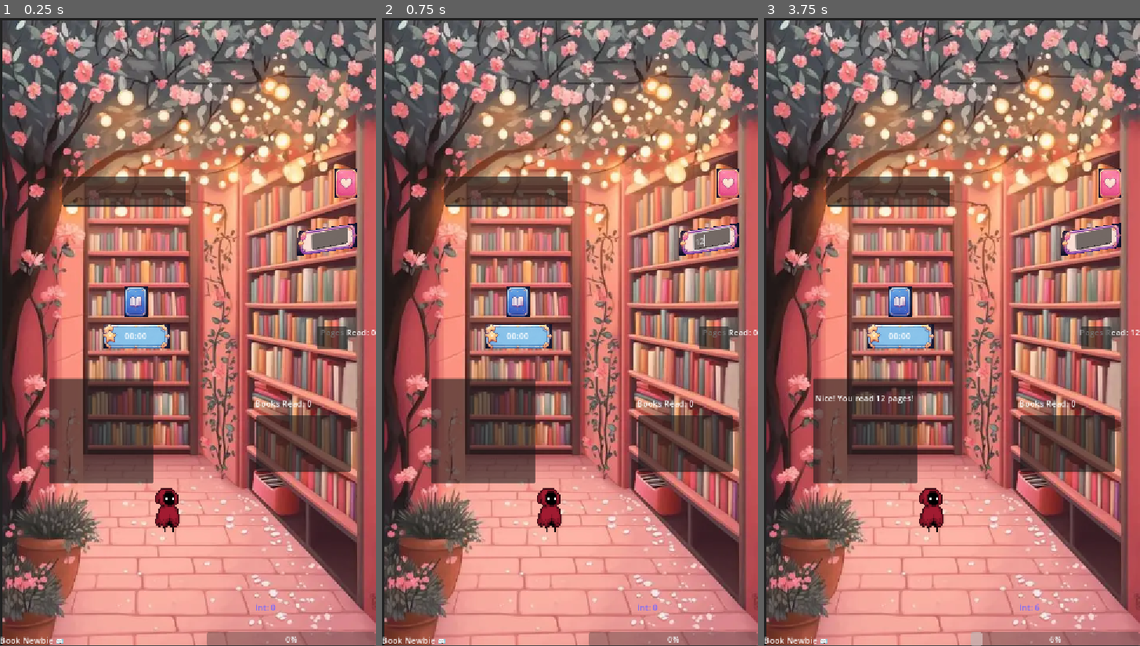
Above: before the commit, frames 1-3 (left to right).
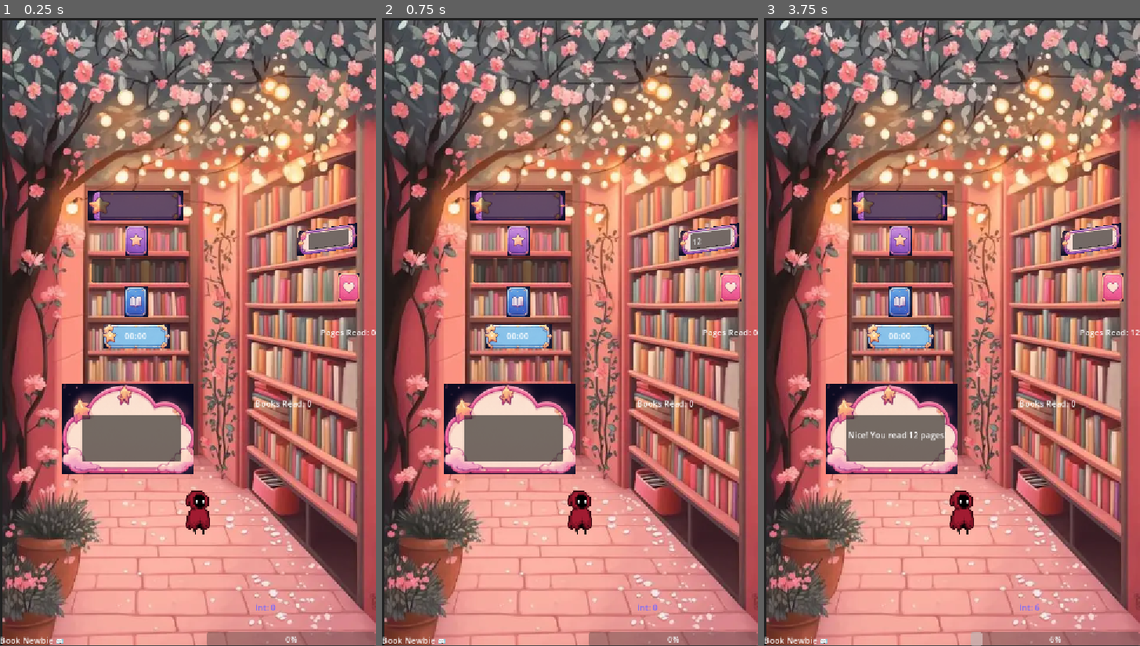
Above: after the commit, the same moments.

Repository: Mariaamoon/Nikan
Game: Godot game, scene res://main.tscn
Two runs of this game, one before a commit and one after it. Both use one fixed random seed, a clock stepped at 60 frames per second and the inputs below.
Inputs (mouse positions are in pixels of both pictures, inside the frame that each line leads up to; where the layout moved, square brackets give the same spot in the first picture):
- Up to frame 1 (0.25 s): no input
- Up to frame 2 (0.75 s): click (712, 237) at 0.52 s; type "12" at 0.6 s
- Up to frame 3 (3.75 s): click (903, 237) [1094, 338] at 1.25 s; click (921, 306) at 2 s; click (921, 306) at 2.75 s; click (1121, 288) [1121, 181] at 3.5 s

The runs differ from the first frame. In frame 1, 13% of the frame differs, in the area x 13-96%, y 24-83%; in frame 2, 13%; in frame 3, 13%.

Commit message:
pics added

Diff:
--- a/godot.app/main.tscn
+++ b/godot.app/main.tscn
@@ -3,10 +3,13 @@
 [ext_resource type="Script" uid="uid://dt2ofan62emnk" path="res://main.gd" id="1_0xm2m"]
 [ext_resource type="Texture2D" uid="uid://4pkx7de5481k" path="res://assets/Photos 6_7_2026 4_16_26 PM.png" id="2_1bvp3"]
 [ext_resource type="Texture2D" uid="uid://bx1bq7oa6yajy" path="res://assets/download.png" id="2_h2yge"]
+[ext_resource type="Texture2D" uid="uid://caqhgv0dv72ke" path="res://assets/dd.png" id="3_5vw27"]
 [ext_resource type="Texture2D" uid="uid://7e8b3i0yw8m4" path="res://assets/bok.png" id="4_1bvp3"]
 [ext_resource type="Texture2D" uid="uid://cuclfh11hrsgj" path="res://assets/ChatGPT Image Jun 4w 2026, 07_3wr3_43 PM.png" id="5_7mycd"]
 [ext_resource type="Texture2D" uid="uid://deucjkcoqfiby" path="res://assets/fs.png" id="5_lquwl"]
 [ext_resource type="Texture2D" uid="uid://cx3v81bmtp4wb" path="res://assets/ChatGPT Image Jun 4w 202s6, 07_33_43 PM.png" id="6_272bh"]
+[ext_resource type="Texture2D" uid="uid://dainmtq6f41fw" path="res://assets/booktitleM.png" id="9_4c57u"]
+[ext_resource type="Texture2D" uid="uid://dok3l72ibm17f" path="res://assets/booktitle.png" id="9_kek77"]
 
 [sub_resource type="LabelSettings" id="LabelSettings_lquwl"]
 
@@ -29,13 +32,20 @@
 grow_vertical = 2
 texture = ExtResource("2_1bvp3")
 
+[node name="TextureRect" type="TextureRect" parent="." unique_id=303498199]
+layout_mode = 0
+offset_left = 119.0
+offset_top = 700.0
+offset_right = 372.0
+offset_bottom = 872.0
+texture = ExtResource("3_5vw27")
+
 [node name="SpeechBubble" type="Panel" parent="." unique_id=126830318]
-custom_minimum_size = Vector2(200, 200)
-layout_mode = 0
-offset_left = 94.0
-offset_top = 689.0
-offset_right = 294.0
-offset_bottom = 889.0
+layout_mode = 0
+offset_left = 157.0
+offset_top = 759.0
+offset_right = 347.0
+offset_bottom = 847.0
 
 [node name="speech" type="Label" parent="SpeechBubble" unique_id=2092180794]
 layout_mode = 0
@@ -49,20 +59,20 @@
 anchor_top = 1.0
 anchor_right = 1.0
 anchor_bottom = 1.0
-offset_left = -444.0
-offset_top = -314.0
-offset_right = -348.0
-offset_bottom = -218.0
+offset_left = -386.0
+offset_top = -309.0
+offset_right = -290.0
+offset_bottom = -213.0
 grow_horizontal = 0
 grow_vertical = 0
 texture = ExtResource("2_h2yge")
 
 [node name="TimerInput" type="LineEdit" parent="." unique_id=2011018089]
 layout_mode = 0
-offset_left = 491.0
-offset_top = 760.0
-offset_right = 672.5
-offset_bottom = 868.0
+offset_left = 176.0
+offset_top = 461.0
+offset_right = 357.5
+offset_bottom = 506.0
 
 [node name="time_pic" type="TextureRect" parent="." unique_id=1314204115]
 layout_mode = 0
@@ -140,18 +150,18 @@
 texture = ExtResource("6_272bh")
 
 [node name="PagesInput" type="LineEdit" parent="TextureRect2" unique_id=1214318651]
-anchors_preset = 6
-anchor_left = 1.0
-anchor_top = 0.5
-anchor_right = 1.0
-anchor_bottom = 0.5
-offset_left = -161.95366
-offset_top = -37.531242
-offset_right = -84.36296
-offset_bottom = -6.5312424
-grow_horizontal = 0
-grow_vertical = 2
-rotation = -0.040142573
+anchors_preset = -1
+anchor_left = 0.9140456
+anchor_top = 0.49582514
+anchor_right = 0.98193
+anchor_bottom = 0.49582514
+offset_left = -156.32501
+offset_top = -38.78323
+offset_right = -78.734314
+offset_bottom = -7.783231
+grow_horizontal = 0
+grow_vertical = 2
+rotation = 0.017453292
 size_flags_horizontal = 4
 size_flags_vertical = 6
 metadata/_edit_use_anchors_ = true
@@ -163,10 +173,10 @@
 anchor_top = 0.5
 anchor_right = 1.0
 anchor_bottom = 0.5
-offset_left = -78.0
-offset_top = -312.0
-offset_right = -1.0
-offset_bottom = -257.0
+offset_left = -73.0
+offset_top = -113.0
+offset_right = 4.0
+offset_bottom = -58.0
 grow_horizontal = 0
 grow_vertical = 2
 texture_normal = ExtResource("5_lquwl")
@@ -199,26 +209,35 @@
 offset_right = 40.0
 offset_bottom = 40.0
 
+[node name="TextureRect3" type="TextureRect" parent="." unique_id=1897071449]
+layout_mode = 0
+offset_left = 169.0
+offset_top = 330.0
+offset_right = 350.0
+offset_bottom = 386.0
+texture = ExtResource("9_4c57u")
+
 [node name="BookTitleInput" type="LineEdit" parent="." unique_id=126187776]
 layout_mode = 0
-offset_left = 120.0
-offset_top = 303.0
-offset_right = 355.5
-offset_bottom = 361.0
-
-[node name="FinishBookButton" type="Button" parent="." unique_id=1229975299]
+offset_left = 192.0
+offset_top = 330.0
+offset_right = 343.0
+offset_bottom = 386.0
+
+[node name="FinishBookButton" type="TextureButton" parent="." unique_id=1654527842]
 layout_mode = 1
 anchors_preset = 8
 anchor_left = 0.5
 anchor_top = 0.5
 anchor_right = 0.5
 anchor_bottom = 0.5
-offset_left = 247.0
-offset_top = -11.0
-offset_right = 305.0
-offset_bottom = 33.0
-grow_horizontal = 2
-grow_vertical = 2
+offset_left = -120.0
+offset_top = -203.0
+offset_right = -62.0
+offset_bottom = -147.0
+grow_horizontal = 2
+grow_vertical = 2
+texture_normal = ExtResource("9_kek77")
 
 [node name="books_finished" type="Label" parent="." unique_id=1239176674]
 layout_mode = 1
Binary file added: godot.app/assets/booktitle.png
Not shown, added: godot.app/assets/booktitle.png.import
Binary file added: godot.app/assets/booktitleM.png
Not shown, added: godot.app/assets/booktitleM.png.import
Binary file added: godot.app/assets/dd.png
Not shown, added: godot.app/assets/dd.png.import
